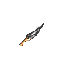
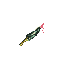
Layer changes from the first (64, 64) image to the second:
painted on "Paint Layer 1" (1st of 2) over 19, 23, 44, 46
